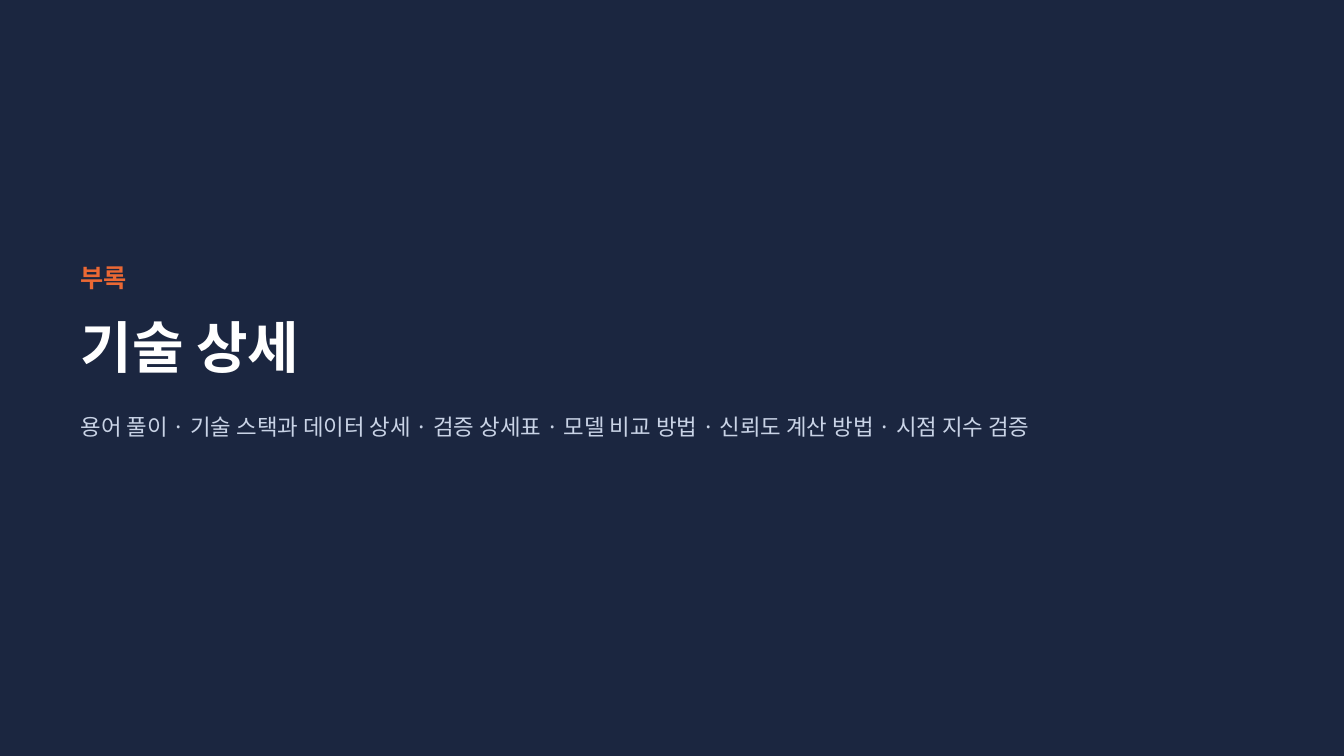
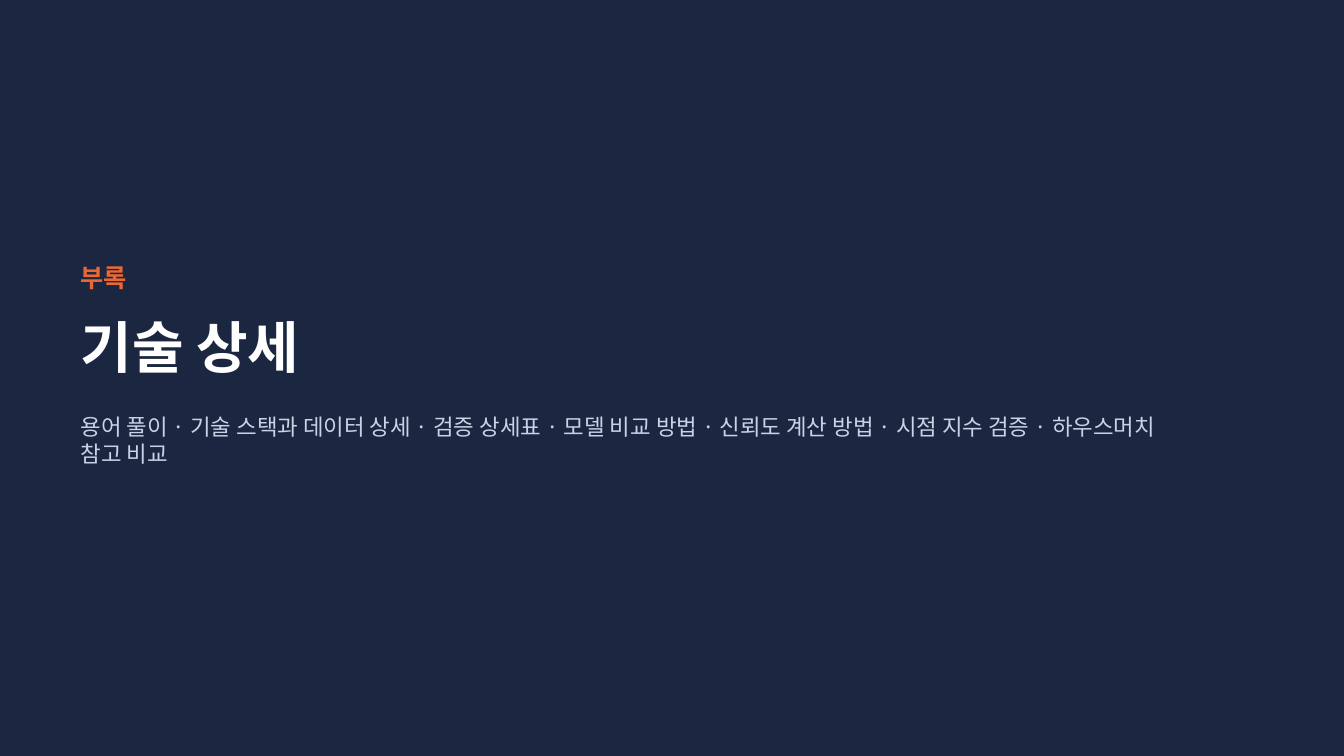
Before and after one commit to KimInSeok-DA/DA_Seoul_Villa_AVM, a slide deck: slide 20 of presentation/AVM_발표.pptx. Drawn at 1344x756 pixels with LibreOffice and Linux fonts; fonts in the diff are those of the drawing. Boxes give left, top, right and bottom in pixels: in the first picture for what was removed or moved away, otherwise in the second. Text is boxed around its words. In the diff, an @@ line names an element or a change of style, - is before the commit and + after.

```diff
--- a/presentation/AVM_발표.pptx
+++ b/presentation/AVM_발표.pptx
@@ text at (81, 416, 1155, 464): text changed @@
-용어 풀이 · 기술 스택과 데이터 상세 · 검증 상세표 · 모델 비교 방법 · 신뢰도 계산 방법 · 시점 지수 검증
+용어 풀이 · 기술 스택과 데이터 상세 · 검증 상세표 · 모델 비교 방법 · 신뢰도 계산 방법 · 시점 지수 검증 · 하우스머치 참고 비교
```
Also in this commit, not shown: 8 other slides changed, 1 slide added, 7 other files.
